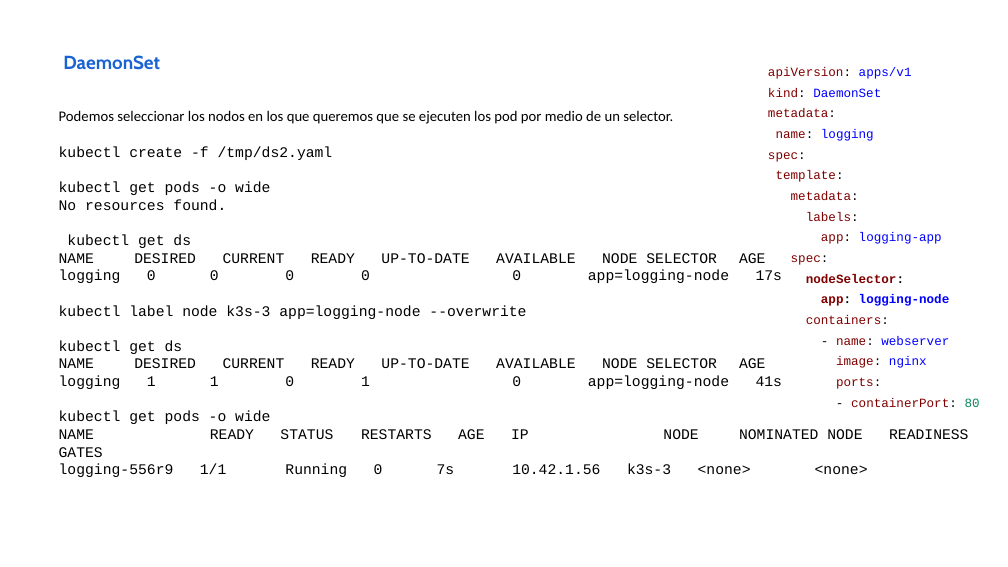
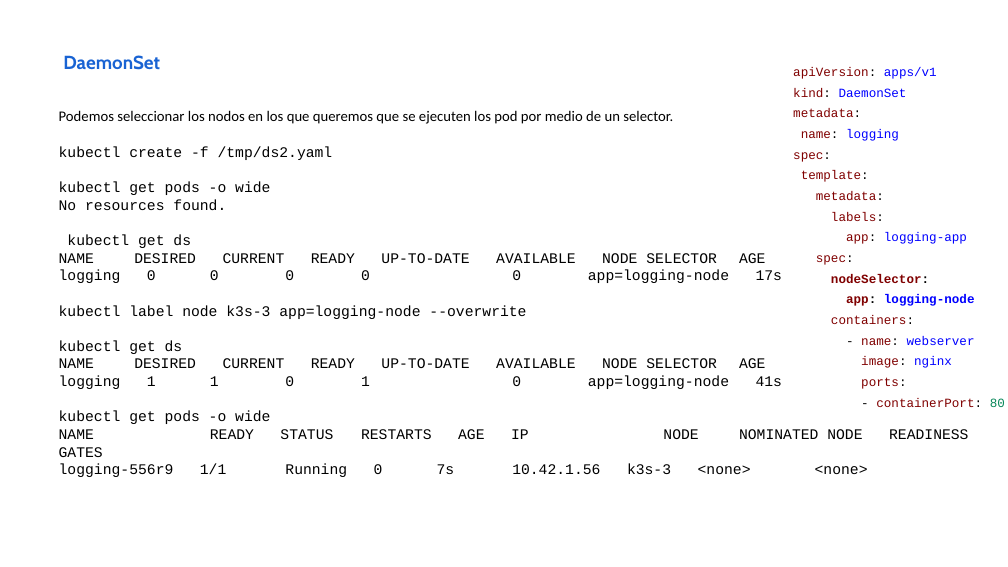
Before and after one commit to iesgn/curso_kubernetes_2020, a slide deck: slide 23 of unidad4/presentacion_unidad4.odp (slide 22 before the commit). Drawn at 1008x567 pixels with LibreOffice and Linux fonts; fonts in the diff are those of the drawing. Boxes give left, top, right and bottom in pixels: in the first picture for what was removed or moved away, otherwise in the second. Text is boxed around its words. In the diff, an @@ line names an element or a change of style, - is before the commit and + after.

```diff
--- a/unidad4/presentacion_unidad4.odp
+++ b/unidad4/presentacion_unidad4.odp
@@ text "apiVersion: apps/v1" rewrapped from bbox=[768, 67, 950, 389] to bbox=[793, 67, 1005, 407] @@
```
Also in this commit, not shown: 14 other slides changed, 1 slide added, 3 other files.
